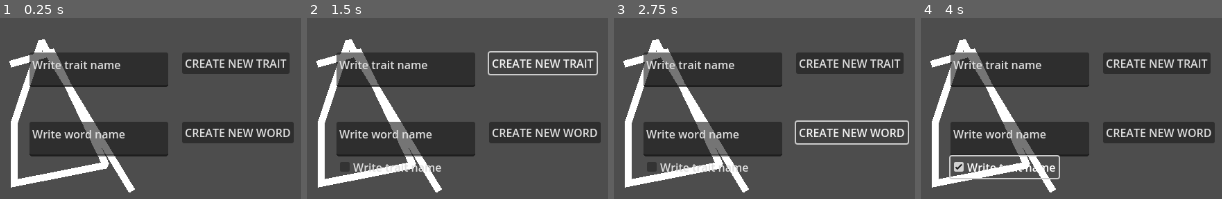
Above: before the commit, frames 1-4 (left to right).
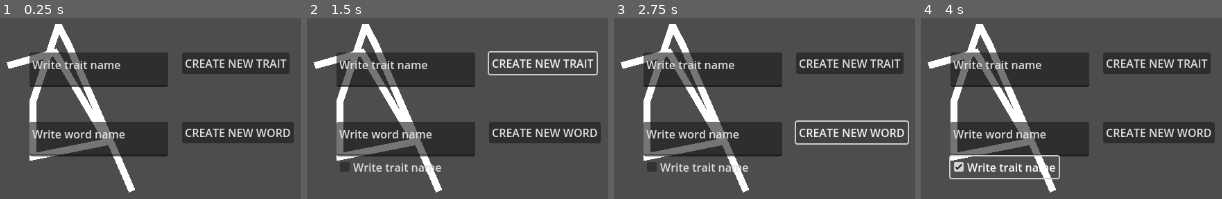
Above: after the commit, the same moments.

Repository: Pandahjs/Lexicon_Generator
Game: Godot game, scene res://Scenes/gen_test_scene.tscn
Two runs of this game, one before a commit and one after it. Both use one fixed random seed, a clock stepped at 60 frames per second and the inputs below. This scene is started directly instead of the project's main scene.
Inputs:
- Up to frame 1 (0.25 s): no input
- Up to frame 2 (1.5 s): click "CREATE NEW TRAIT" at 0.5 s; click "CREATE NEW TRAIT" at 1.25 s
- Up to frame 3 (2.75 s): click "CREATE NEW WORD" at 2 s
- Up to frame 4 (4 s): click "CREATE NEW WORD" at 2.75 s; click "Write trait name" at 3.5 s

The runs differ from the first frame. In frame 1, 11% of the frame differs, in the area x 1-45%, y 3-97%; in frame 2, 11%; in frame 3, 11%; in frame 4, 10%.

Commit message:
Put Gaussian RNG back in.

Diff:
--- a/Scripts/Generator/Generator.gd
+++ b/Scripts/Generator/Generator.gd
@@ -7,6 +7,8 @@
 				strokes: int = randi_range(1, ceil((lines + curves) / 2.)),
 				minLength: float = randf_range(minMinLength, (minMinLength + maxMaxLength) / 2),
 				maxLength: float = randf_range((minMinLength + maxMaxLength) / 2, maxMaxLength)) -> Line2D:
+
+	# Input validation
 	assert(lines + curves > 0)
 	assert(strokes > 0)
 	assert(strokes <= lines + curves)
@@ -16,6 +18,8 @@
 #	assert(maxCurveAngle <= PI && maxCurveAngle >= 0)
 	assert(minLength >= minMinLength && maxLength <= maxMaxLength)
 	assert(minLength <= maxLength)
+
+	# init
 	var newStrokes: Array[bool] = []
 	for x in lines + curves - 1:
 		newStrokes.append(x < strokes - 1)
@@ -27,13 +31,18 @@
 	fns.shuffle()
 	var root: Node2D = Node2D.new()
 	var line: Line2D = null
+
+	# Generation
 	for newStroke in newStrokes:
 		if newStroke:
 			if line:
 				root.add_child(line)
 			line = Line2D.new()
 			line.add_point(Vector2(randf_range(minMinLength, maxMaxLength), randf_range(minMinLength, maxMaxLength)))
-		fns.pop_back().call(line, randf_range(minLength, maxLength))
+		var num: float = randfn(.5, .2)
+		while num < 0 || num > 1:
+			num = randfn(.5, .2)
+		fns.pop_back().call(line, lerpf(minLength, maxLength, num))
 	root.add_child(line)
 	return root
 
